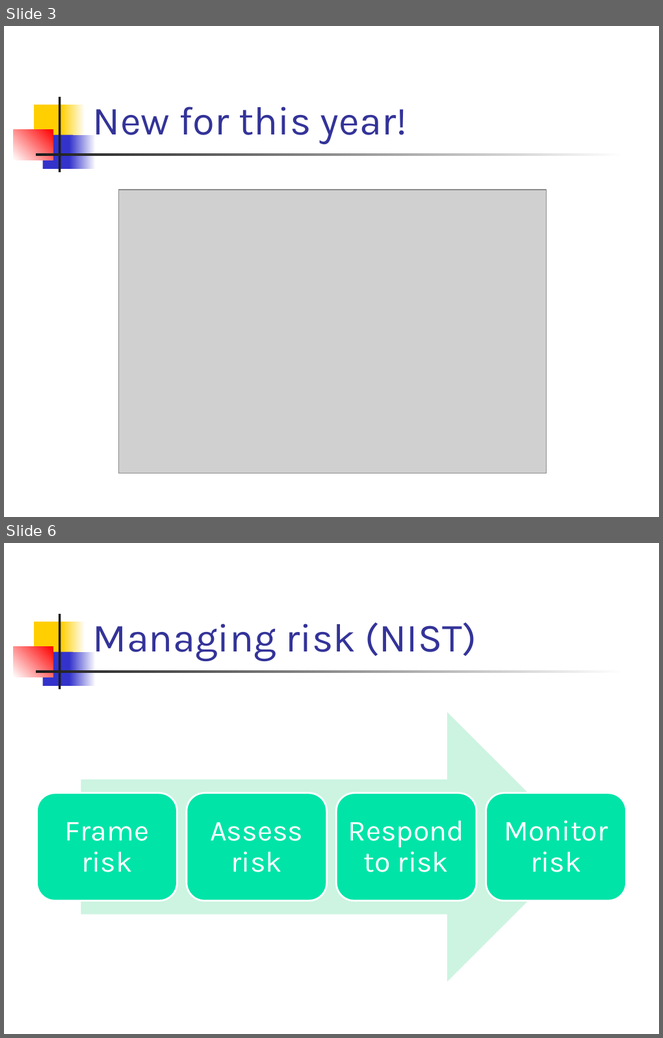
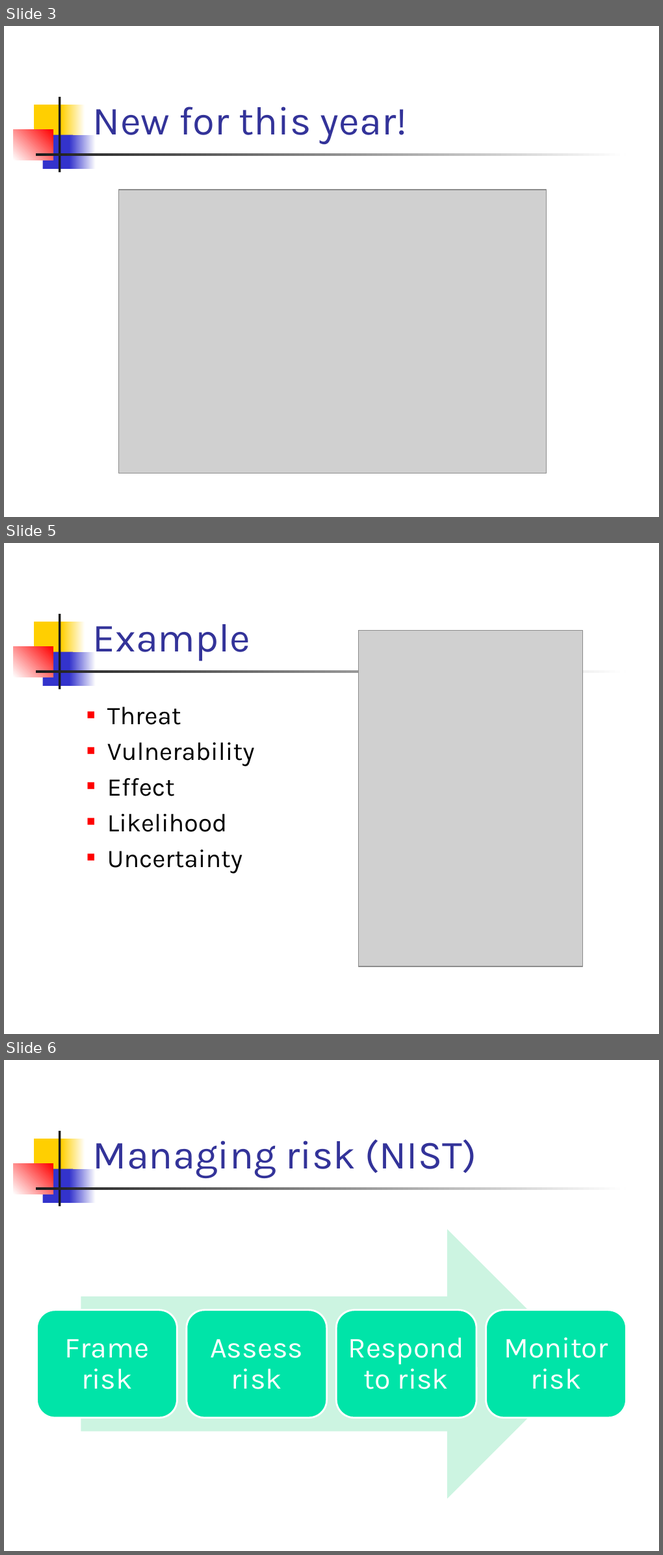
Before and after one commit to el-ahrairah/Risky_NIST, a slide deck: Risky NIST ecommerce.pptx. Shown one above the other, each under a label of ours: slides 3 and 6 before the commit, slides 3, 5 and 6 after it; the slides between them are not shown. The pictures are 663x1038 and 663x1555 pixels, drawn with LibreOffice and Linux fonts; fonts in the diff are those of the drawing; grey boxes stand for pictures. Boxes give left, top, right and bottom in pixels: in the first picture for what was removed or moved away, otherwise in the second. Text is boxed around its words. In the diff, an @@ line names an element or a change of style, - is before the commit and + after.

```diff
--- a/Risky NIST ecommerce.pptx
+++ b/Risky NIST ecommerce.pptx
@@ slide 5 added at box(4, 543, 659, 1034), background #FFFFFF; not listed: 7 template elements that a slide beside it also shows @@
@@ title added at box(93, 624, 250, 661), 44 pt, text #333399 @@
+Example
@@ picture added at box(359, 630, 583, 967) @@
@@ text added at box(107, 707, 255, 874), 28 pt, text #000000 @@
+  ■ Threat
+  ■ Vulnerability
+  ■ Effect
+  ■ Likelihood
+  ■ Uncertainty
```
Also in this commit, not shown: 9 slides changed, 3 slides removed.
